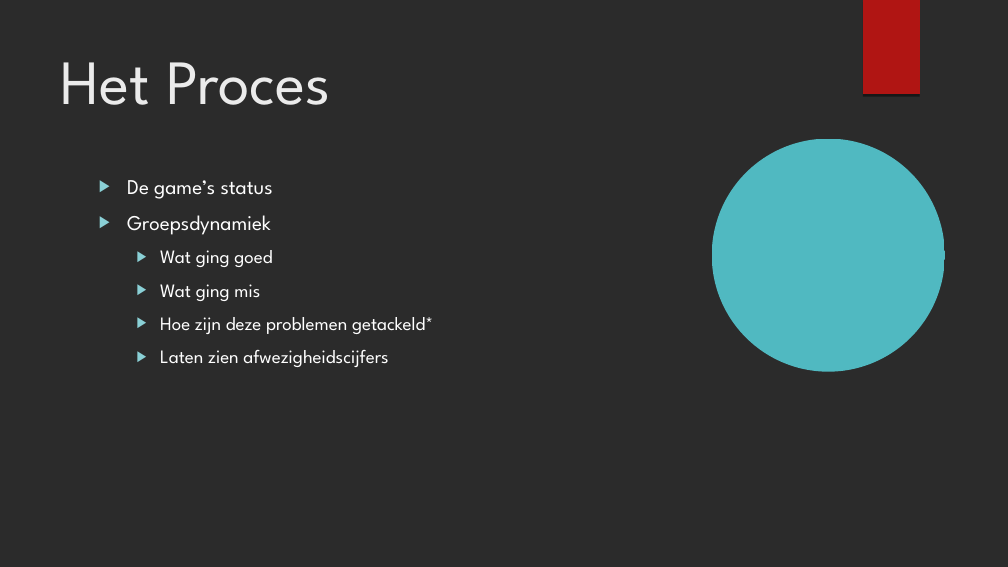
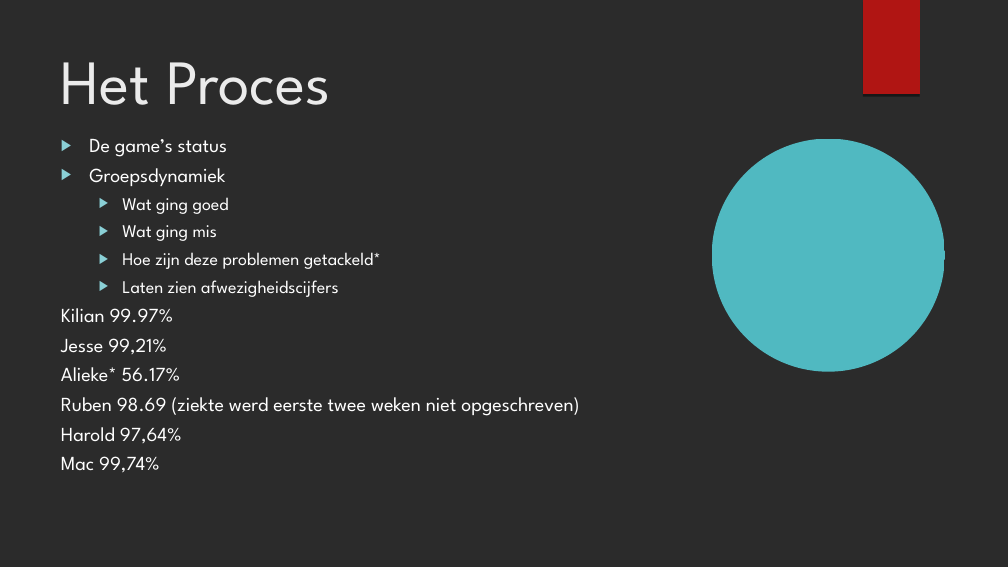
Before and after one commit to kvk4life/Nina-s-Game, a slide deck: slide 4 of Presentatie 3 documenten/Presentatie_sprint_3.odp. Drawn at 1008x567 pixels with LibreOffice and Linux fonts; fonts in the diff are those of the drawing; background and template pictures are left out; a plain dark background stands for a picture behind light text. Boxes give left, top, right and bottom in pixels: in the first picture for what was removed or moved away, otherwise in the second. Text is boxed around its words. In the diff, an @@ line names an element or a change of style, - is before the commit and + after.

```diff
--- a/Presentatie 3 documenten/Presentatie_sprint_3.odp
+++ b/Presentatie 3 documenten/Presentatie_sprint_3.odp
@@ text "De game’s status": place and size @@
-text "De game’s status" at [127,180,433,367]
+text "De game’s status" at [61,139,579,473]
@@ text at [89,139,381,297]: size 20 to 19 pt in "De game’s status", "Groepsdynamiek"; size 18 to 17 pt in "Wat ging goed", "Wat ging mis", "Hoe zijn deze problemen getackeld*", "Laten zien afwezigheidscijfers"; line spacing 1 to 0.8 @@
@@ text at [61,308,579,473]: paragraphs added @@
+Kilian 99.97%
+Jesse 99,21%
+Alieke* 56.17%
+Ruben 98.69 (ziekte werd eerste twee weken niet opgeschreven)
+Harold 97,64%
+Mac 99,74%
```
Also in this commit, not shown: 3 other slides changed, 5 slides added, 1 slide removed.
